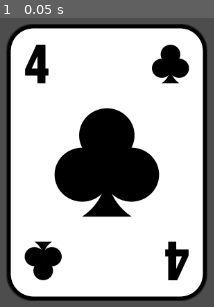
Above: before the commit, frame 1.
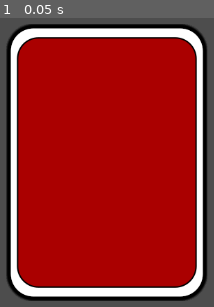
Above: after the commit, the same moment.

Repository: Wall-Dough/playing-card-engine
Game: Godot game, scene res://tableau.tscn
Two runs of this game, one before a commit and one after it. Both use one fixed random seed, a clock stepped at 60 frames per second and the inputs below.
Inputs:
- Up to frame 1 (0.05 s): no input

The runs differ from the first frame. In frame 1, 73% of the frame differs, in the area x 7-93%, y 6-94%.

Commit message:
State change on entering/exiting zones

Diff:
--- a/card.gd
+++ b/card.gd
@@ -4,6 +4,7 @@
 var start_mouse = null
 var card_value = "Joker"
 var face_up = true
+var zone = null
 
 # Called when the node enters the scene tree for the first time.
 func _ready():
@@ -17,8 +18,18 @@
     var texture = ImageTexture.create_from_image(image)
     self.texture = texture
 
-func snap_to_zone(zone):
+func enter_zone(zone):
     self.position = Vector2(zone.position)
+    if zone.change_on_enter:
+        set_face_up(zone.face_up_on_enter)
+    self.zone = zone
+
+func exit_zone():
+    if zone == null:
+        return
+    if zone.change_on_exit:
+        set_face_up(zone.face_up_on_exit)
+    zone = null
 
 func set_card_value(card_value):
     self.card_value = card_value
@@ -56,4 +67,6 @@
         start_mouse != null and
         event is InputEventMouseMotion):
         var mouse_diff = event.position - start_mouse
+        if mouse_diff.x != 0 or mouse_diff.y != 0:
+            exit_zone()
         self.position = start_card + mouse_diff
--- a/tableau.gd
+++ b/tableau.gd
@@ -21,7 +21,7 @@
         new_card.z_index = i + 1
         card_stack.push_back(new_card)
         add_child(new_card)
-        new_card.snap_to_zone($zone1)
+        new_card.enter_zone($zone1)
     # Shuffle cards and reset z values
     card_stack.shuffle()
     for i in range(0, card_stack.size()):
--- a/tableau.tscn
+++ b/tableau.tscn
@@ -1,8 +1,9 @@
-[gd_scene load_steps=4 format=3 uid="uid://b1axeyctjooa3"]
+[gd_scene load_steps=5 format=3 uid="uid://b1axeyctjooa3"]
 
 [ext_resource type="Script" path="res://tableau.gd" id="1_f6txe"]
 [ext_resource type="Texture2D" uid="uid://b3v6euyajv1nw" path="res://Neon Orbis Playing Cards/Cards/Joker.png" id="1_nhlh4"]
 [ext_resource type="Script" path="res://card.gd" id="2_ldr64"]
+[ext_resource type="Script" path="res://zone1.gd" id="4_j5qbq"]
 
 [node name="tableau" type="Node2D"]
 script = ExtResource("1_f6txe")
@@ -14,5 +15,6 @@
 
 [node name="zone1" type="Node2D" parent="."]
 position = Vector2(539, 285)
-metadata/change_face = true
-metadata/face_up = false
+script = ExtResource("4_j5qbq")
+change_on_enter = true
+face_up_on_exit = true
--- /dev/null
+++ b/zone1.gd
@@ -0,0 +1,15 @@
+extends Node2D
+
+@export var change_on_enter: bool = false
+@export var face_up_on_enter: bool = false
+@export var change_on_exit: bool = false
+@export var face_up_on_exit: bool = false
+
+# Called when the node enters the scene tree for the first time.
+func _ready():
+    pass # Replace with function body.
+
+
+# Called every frame. 'delta' is the elapsed time since the previous frame.
+func _process(delta):
+    pass
